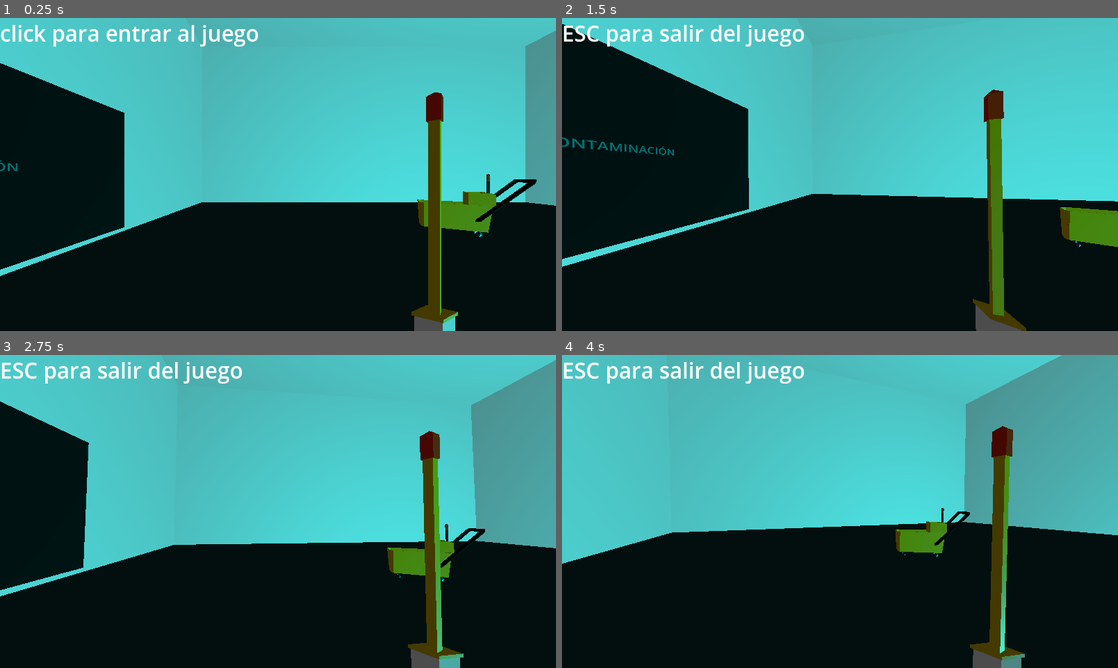
Above: before the commit, frames 1-4 (two rows, left to right).
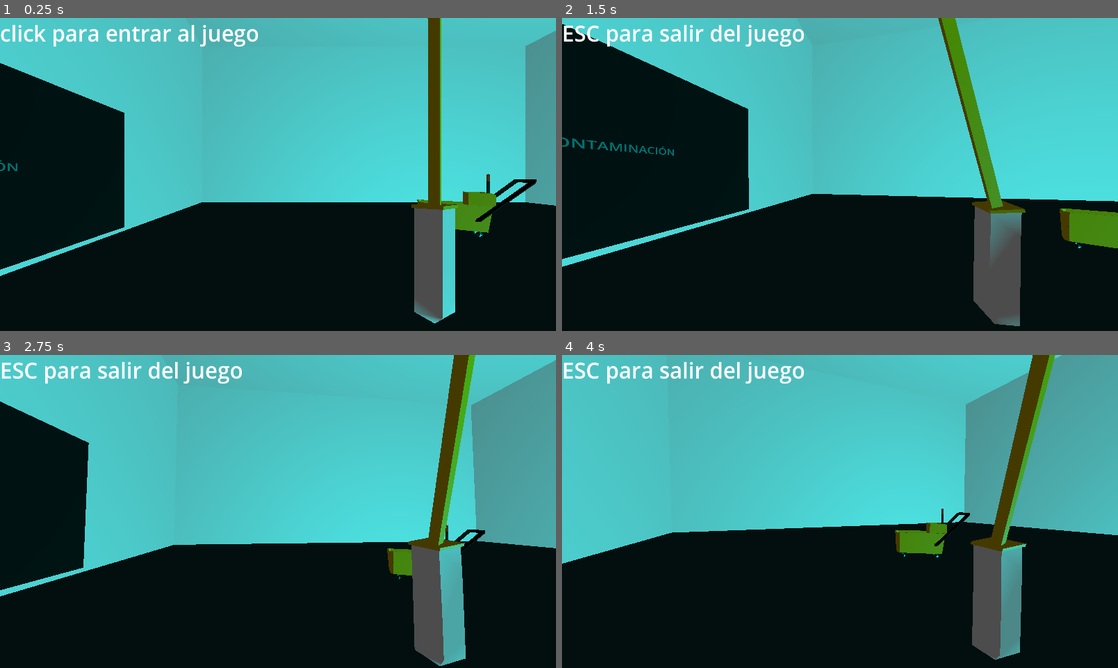
Above: after the commit, the same moments.

Repository: soetgdeznsgk/Nombre_Cherenkov
Game: Godot game, scene res://logic/scenes/levels/escenario.tscn
Same seed, same stepped clock (60 frames per second), same inputs: the game is played once before the commit and once after it. The engine's default icon, where the game draws it, is replaced by a stand-in: a white triangle on a blue panel in a dark square.
Inputs (mouse positions are in pixels of both pictures, inside the frame that each line leads up to):
- Up to frame 1 (0.25 s): no input
- Up to frame 2 (1.5 s): tap Enter at 0.5 s; move the mouse to (867, 174) at 0.52 s; click (867, 174) at 0.67 s; move the mouse to (812, 174) at 1.27 s; click (812, 174) at 1.42 s
- Up to frame 3 (2.75 s): tap Space at 2 s; move the mouse to (289, 505) at 2.02 s; click (289, 505) at 2.17 s
- Up to frame 4 (4 s): tap Enter at 2.75 s; move the mouse to (834, 517) at 2.77 s; click (834, 517) at 2.92 s; tap Space at 3.5 s; move the mouse to (878, 514) at 3.52 s; click (878, 514) at 3.67 s

The runs differ from the first frame. In frame 1, 3.8% of the frame differs, in the area x 74-83%, y 0-100%; in frame 2, 5.8%; in frame 3, 6.4%, in the area x 69-88%, y 0-100%; in frame 4, 6.1%.

Commit message:
arreglo bug que impedía interacción con balde si se cliqueaba durante una cantidad par de fotogramas, implemento rotación del primer hueso del trapero

Diff:
--- a/logic/global_scripts/global_info.gd
+++ b/logic/global_scripts/global_info.gd
@@ -8,7 +8,7 @@
 # info jugador
 static var playerPosition : Vector3
 @onready var timerInteractionBuffer: Timer = Timer.new()
-const NO_INTERACTION_TIME := 0.5
+const NO_INTERACTION_TIME := 0.3
 
 # referencias jugador
 @onready var refPlayer : CharacterBody3D = get_tree().get_nodes_in_group("Jugador").front()
--- a/logic/scenes/camarascript.gd
+++ b/logic/scenes/camarascript.gd
@@ -31,9 +31,9 @@
 
 func _input(event):
 	if event is InputEventMouseMotion:
-		mop_reference.rotate_to_camera()
 		v.y -= (event.relative.x * 0.2)
 		v.x -= (event.relative.y * 0.2)
+		mop_reference.rotate_to_camera(v)
 		v.x = clamp(v.x,-80,90)
 
 
@@ -44,7 +44,7 @@
 	else:
 		time_locked += delta
 		look_at((global_position - pre_grab_camera_direction).lerp(focus_point, time_locked))
-		mop_reference.rotate_to_camera()
+		mop_reference.rotate_to_camera(Vector3.ZERO)
 
 	#region Codigo para los outlines para los interactuables (radioactivo)
 	if interaction_raycast.is_colliding():
--- a/logic/scenes/jugador.tscn
+++ b/logic/scenes/jugador.tscn
@@ -110,7 +110,7 @@
 debug_shape_custom_color = Color(0.537255, 0.443137, 0.164706, 0)
 
 [node name="RemoteTransform3D_mop" type="RemoteTransform3D" parent="Camera3D"]
-transform = Transform3D(1, 0, 0, 0, 1, 0, 0, 0, 1, 1.03452, -0.942362, -1.34491)
+transform = Transform3D(1, 0, 0, 0, 1, 0, 0, 0, 1, 1.03452, -0.234879, -1.34491)
 remote_path = NodePath("../../mop")
 update_rotation = false
 update_scale = false
@@ -124,6 +124,6 @@
 mesh = SubResource("CapsuleMesh_xqvju")
 
 [node name="mop" parent="." node_paths=PackedStringArray("remote_transform_ref", "camera_ref") instance=ExtResource("3_atr1m")]
-transform = Transform3D(1, 0, 0, 0, 1, 0, 0, 0, 1, 1.03452, 0.0576379, -1.34491)
+transform = Transform3D(1, 0, 0, 0, 1, 0, 0, 0, 1, 1.03452, 0.765121, -1.34491)
 remote_transform_ref = NodePath("../Camera3D/RemoteTransform3D_mop")
 camera_ref = NodePath("../Camera3D")
--- a/logic/scenes/tools/bucket.gd
+++ b/logic/scenes/tools/bucket.gd
@@ -16,13 +16,14 @@
 
 func _physics_process(_delta: float) -> void:
 	engine_force = 0
+	steering = get_rotation_needed_towards_player()
 	check_bucket_orientation() # A DIFERIR, no vale la pena hacerlo todos los frames, aunque es solo checar un bit, no debe ser fuente de lag
 
-	if global_position.distance_squared_to(GlobalInfo.playerPosition) < 16:
+	if global_position.distance_squared_to(GlobalInfo.playerPosition) < 40:
 		player_on_range = true
 		if Input.is_mouse_button_pressed(MOUSE_BUTTON_MIDDLE):
-			steering = get_rotation_needed_towards_player()
-			engine_force = 200
+
+			engine_force = 300
 			anim_time += _delta
 			lerp_towards_player(anim_time)
 	else:
@@ -74,9 +75,9 @@
 	mop_stored = true
 	mop_reference = GlobalInfo.refTrapero
 	mop_reference.reparent_action(self)
-	$mop.transform = Transform3D.IDENTITY
-	$mop.position = $PosicionTrapero.position
-	$mop.rotate(Vector3.UP, PI/2)
+	mop_reference.transform = Transform3D.IDENTITY
+	mop_reference.position = $PosicionTrapero.position
+	mop_reference.rotate(Vector3.UP, PI/2)
 	exit_player_focus()
 	lever_interaction_node.activate()
 
@@ -91,6 +92,7 @@
 func check_bucket_orientation() -> void:
 	if transform.basis.y.dot(Vector3.UP) < tumbled_over_trigger:
 		if not bucket_ko:
+			print("caido")
 			#spawnear un charco justo donde cae
 			GlobalInfo.on_aterrizaje_rana(global_position + basis.y)
 			bucket_ko = true
--- a/logic/scenes/tools/bucket.tscn
+++ b/logic/scenes/tools/bucket.tscn
@@ -10,7 +10,7 @@
 size = Vector3(0.248413, 0.778442, 0.253662)
 
 [sub_resource type="BoxShape3D" id="BoxShape3D_32tyu"]
-size = Vector3(1.7281, 0.996403, 0.885254)
+size = Vector3(1.7281, 1.19303, 0.885254)
 
 [node name="bucket" type="VehicleBody3D" groups=["Baldes"]]
 center_of_mass_mode = 1
@@ -30,7 +30,7 @@
 [node name="TimerUnavailable" type="Timer" parent="Area3D Palanca"]
 
 [node name="CollisionShape3D Balde" type="CollisionShape3D" parent="."]
-transform = Transform3D(1, 0, 0, 0, 1, 0, 0, 0, 1, -0.0572433, 0.45658, -0.0378418)
+transform = Transform3D(1, 0, 0, 0, 1, 0, 0, 0, 1, -0.0572433, 0.594919, -0.0378418)
 shape = SubResource("BoxShape3D_32tyu")
 
 [node name="FrontR" type="VehicleWheel3D" parent="."]
--- a/logic/scenes/tools/mop.gd
+++ b/logic/scenes/tools/mop.gd
@@ -14,6 +14,12 @@
 @export var camera_ref : InteraccionesJugador
 @onready var balde_ref : Balde = get_tree().get_first_node_in_group("Baldes")
 @onready var mesh_ref : MeshInstance3D = $"mopAniText/Esqueleto_001/Skeleton3D/Círculo_002"
+@onready var esqueleto_ref : Skeleton3D = $mopAniText/Esqueleto_001/Skeleton3D
+
+# huesos
+@onready var base_bone_idx : int = esqueleto_ref.find_bone("Bone.002") # base se rota hacia adelante y atrás
+@onready var intermediate_bone_idx : int = esqueleto_ref.find_bone("Bone.003") # medio se rota hacia los lados
+@onready var tip_bone_idx : int = esqueleto_ref.find_bone("Bone.005")
 
 var origin_point_in_HUD : Vector3
 var current_point_of_intersection_with_floor : Vector3
@@ -32,6 +38,9 @@
 
 
 func _physics_process(_delta: float) -> void:
+	# llamada al lerp normalizador de la rotación horizontal del mesh
+	normalize_mesh_perturbation()
+
 	if state_cleaning:
 		if mop_saturation < 1:
 			paint_holes_in_splots()
@@ -47,9 +56,22 @@
 	if selected_node == null:
 		return
 
-func rotate_to_camera():
+func rotate_to_camera(mouse_movement_delta : Vector3):
 	if not state_stowed:
 		look_at(GlobalInfo.refPlayer.position)
+		#print(-basis.y, " % ",Vector3.DOWN,  " ---> ", (-basis.y).angle_to(Vector3.DOWN))
+
+		esqueleto_ref.set_bone_pose_rotation(base_bone_idx, Quaternion(Vector3.RIGHT,
+						(-basis.y).angle_to(Vector3.DOWN))) # TODO xq no funciona signed_angle_to??
+
+		#esqueleto_ref.set_bone_pose_rotation(intermediate_bone_idx, Quaternion(Vector3.FORWARD,
+						#mouse_movement_delta.x / 10)) # TODO averiguar como putas funciona esto
+
+func normalize_mesh_perturbation() -> void:
+	#esqueleto_ref.set_bone_pose_rotation(intermediate_bone_idx, Quaternion(Vector3.FORWARD,
+						#basis.x.signed_angle_to(Vector3.RIGHT,Vector3.FORWARD) - 1))
+	# TODO averiguar como vergas hacer esta rotación
+	pass # TODO reiniciar la rotación de los huesos cuando esté en el balde
 
 func trapeo_lerp_to(p : Vector3, _t : float) -> void:
 	#remote_transform_ref.global_position = remote_transform_ref.global_position.lerp(p, t)
@@ -111,5 +133,5 @@
 	mesh_ref.deactivate_outline()
 
 func player_interaction() -> void: # metodo "interfaz"
-	if state_stowed:
+	if state_stowed and GlobalInfo.timerInteractionBuffer.is_stopped():
 		reparent_action(get_tree().get_first_node_in_group("Jugador"))
